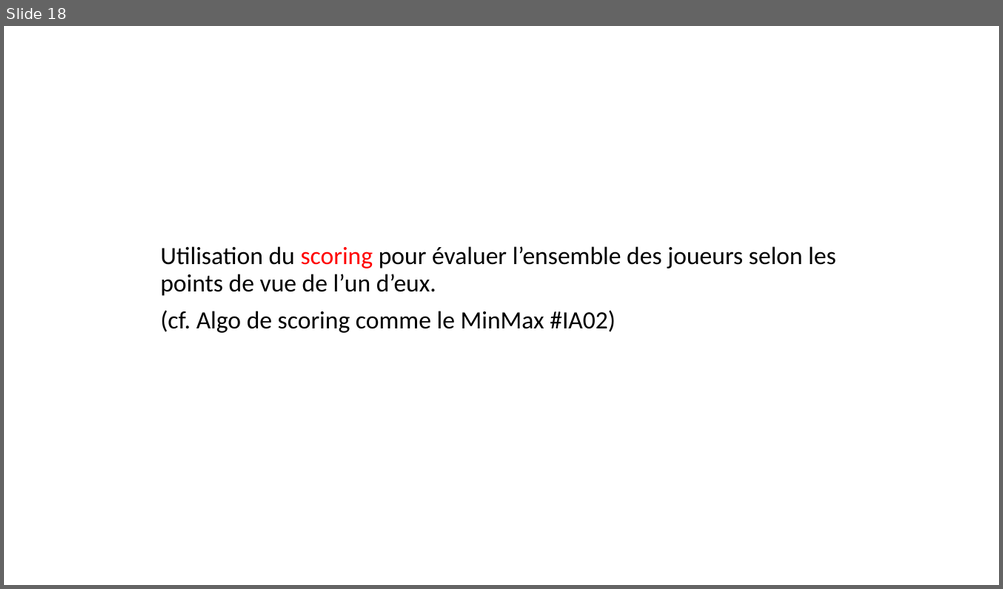
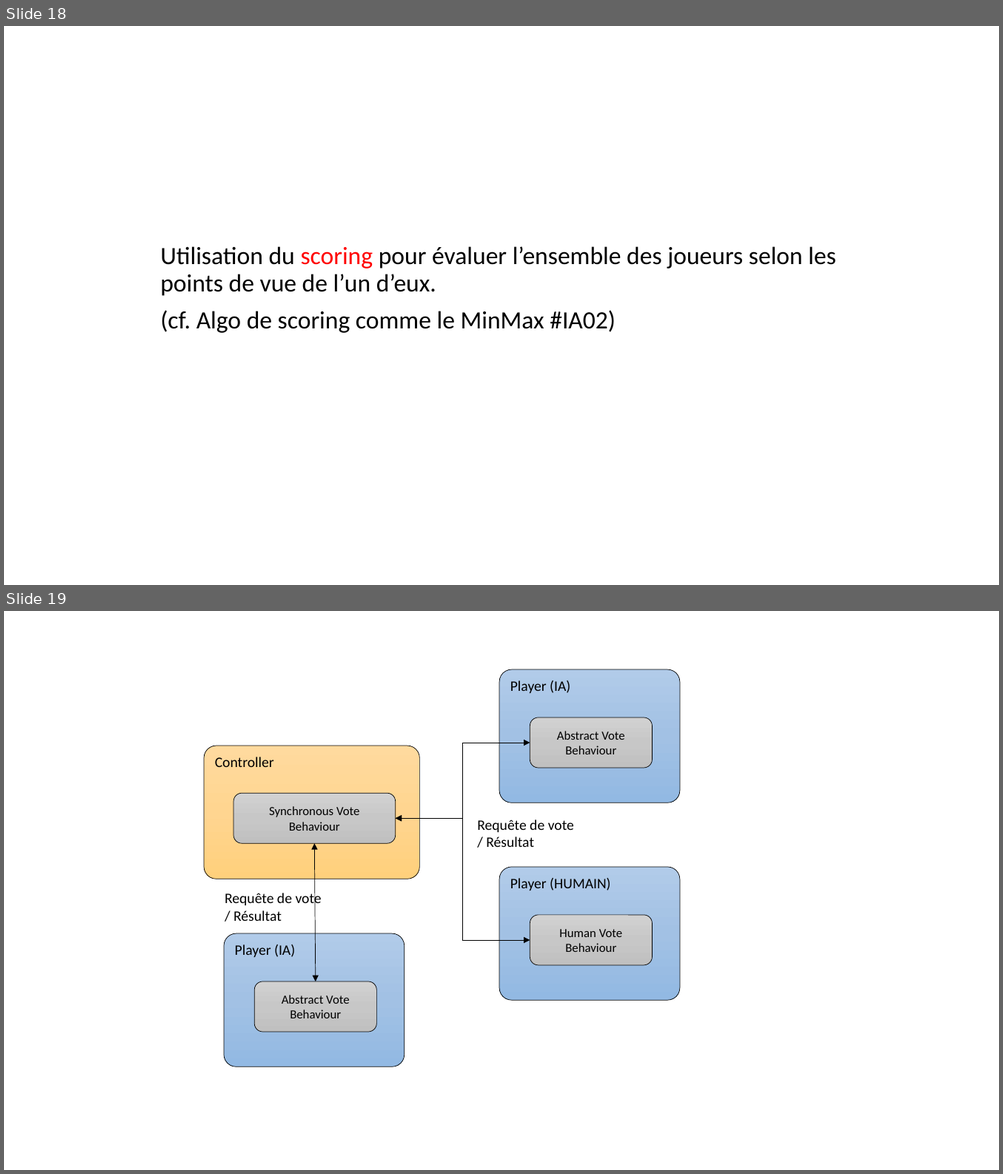
Before and after one commit to konamdav/Loup-Garou, a slide deck: README.pptx. Shown one above the other, each under a label of ours: slide 18 before the commit, slides 18 and 19 after it. The pictures are 1003x589 and 1003x1174 pixels, drawn with LibreOffice and Linux fonts; fonts in the diff are those of the drawing. Boxes give left, top, right and bottom in pixels: in the first picture for what was removed or moved away, otherwise in the second. Text is boxed around its words. In the diff, an @@ line names an element or a change of style, - is before the commit and + after.

```diff
--- a/README.pptx
+++ b/README.pptx
@@ slide 19 added at (x1=4, y1=611, x2=999, y2=1170), background #FFFFFF @@
@@ rounded rectangle added at (x1=499, y1=669, x2=680, y2=803), fill gradient #B1CBE9 to #A3C1E5 to #93B9E4, outline #000000 0.5 pt, 14 pt, text #000000 @@
+Player (IA)
@@ rounded rectangle added at (x1=530, y1=718, x2=652, y2=768), fill gradient #D2D2D2 to #C8C8C8 to #C0C0C0, outline #000000 0.5 pt, 12 pt, text #000000 @@
+Abstract Vote Behaviour
@@ elbow double arrow added from (530, 743) to (395, 818), #000000 0.5 pt @@
@@ rounded rectangle added at (x1=204, y1=746, x2=420, y2=880), fill gradient #FFDB9E to #FFD590 to #FFD07C, outline #000000 0.5 pt, 14 pt, text #000000 @@
+Controller
@@ rounded rectangle added at (x1=234, y1=793, x2=395, y2=843), fill gradient #D2D2D2 to #C8C8C8 to #C0C0C0, outline #000000 0.5 pt, 12 pt, text #000000 @@
+Synchronous Vote Behaviour
@@ elbow double arrow added from (530, 940) to (395, 818), #000000 0.5 pt @@
@@ text added at (x1=477, y1=820, x2=574, y2=847), 14 pt, text #000000 @@
+Requête de vote / Résultat
@@ double arrow added from (314, 844) to (315, 982), #000000 0.5 pt @@
@@ rounded rectangle added at (x1=499, y1=867, x2=680, y2=1000), fill gradient #B1CBE9 to #A3C1E5 to #93B9E4, outline #000000 0.5 pt, 14 pt, text #000000 @@
+Player (HUMAIN)
@@ text added at (x1=225, y1=891, x2=321, y2=921), 14 pt, text #000000 @@
+Requête de vote / Résultat
@@ rounded rectangle added at (x1=530, y1=915, x2=652, y2=965), fill gradient #D2D2D2 to #C8C8C8 to #C0C0C0, outline #000000 0.5 pt, 12 pt, text #000000 @@
+Human Vote Behaviour
@@ rounded rectangle added at (x1=224, y1=934, x2=404, y2=1068), fill gradient #B1CBE9 to #A3C1E5 to #93B9E4, outline #000000 0.5 pt, 14 pt, text #000000 @@
+Player (IA)
@@ rounded rectangle added at (x1=255, y1=982, x2=377, y2=1032), fill gradient #D2D2D2 to #C8C8C8 to #C0C0C0, outline #000000 0.5 pt, 12 pt, text #000000 @@
+Abstract Vote Behaviour
```
Also in this commit, not shown: 3 slides changed, 11 other files.
